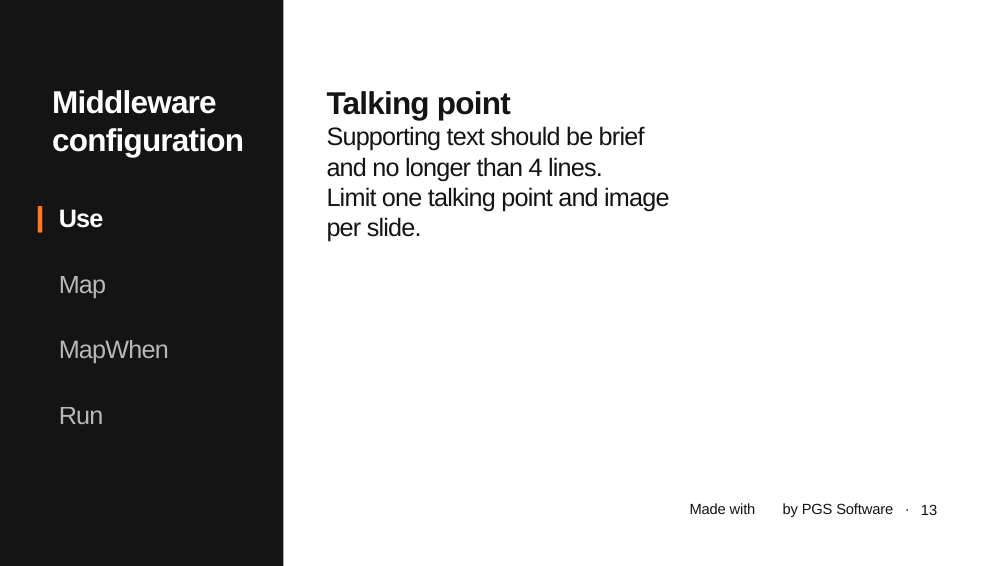
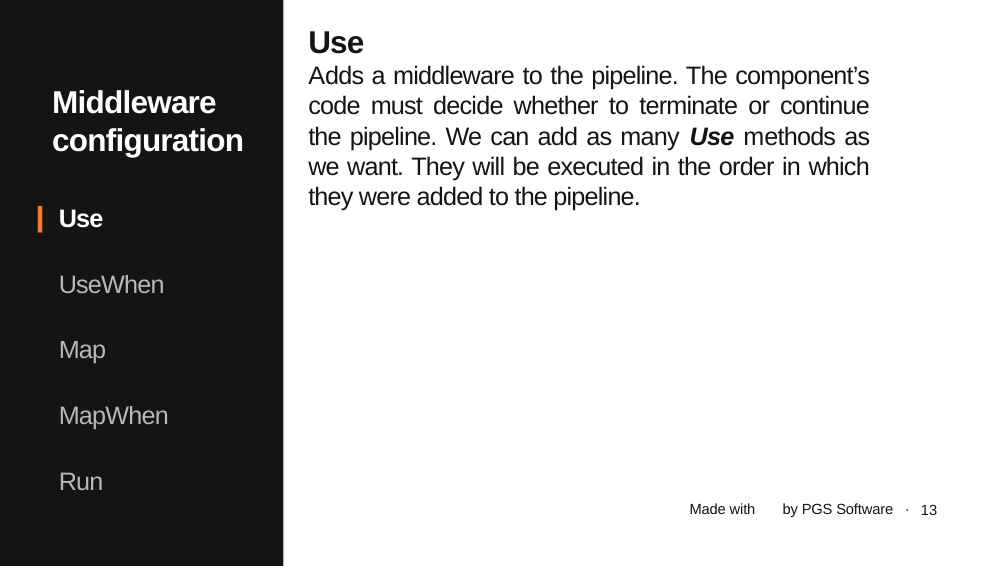
Before and after one commit to januszmarcinik/.NET-getting-started, a slide deck: slide 13 of PGS SharpDev.pptx. Drawn at 1008x566 pixels with LibreOffice and Linux fonts; fonts in the diff are those of the drawing; background and template pictures are left out. Boxes give left, top, right and bottom in pixels: in the first picture for what was removed or moved away, otherwise in the second. Text is boxed around its words. In the diff, an @@ line names an element or a change of style, - is before the commit and + after.

Commit message:
Middleware options - descriptions

```diff
--- a/PGS SharpDev.pptx
+++ b/PGS SharpDev.pptx
@@ text at (x1=308, y1=31, x2=870, y2=211): text changed @@
-Talking point
-Supporting text should be brief
-and no longer than 4 lines.
-Limit one talking point and image
-per slide.
+Use
+Adds a middleware to the pipeline. The component’s code must decide whether to terminate or continue the pipeline. We can add as many Use methods as we want. They will be executed in the order in which they were added to the pipeline.
@@ text added at (x1=59, y1=275, x2=165, y2=293), 48 pt, text #FFFFFF at 70% opacity @@
+UseWhen
@@ 3 texts moved together from (x1=59, y1=276, x2=169, y2=424) to (x1=59, y1=341, x2=169, y2=490) @@
```
Also in this commit, not shown: 4 slides added, 2 other files.
